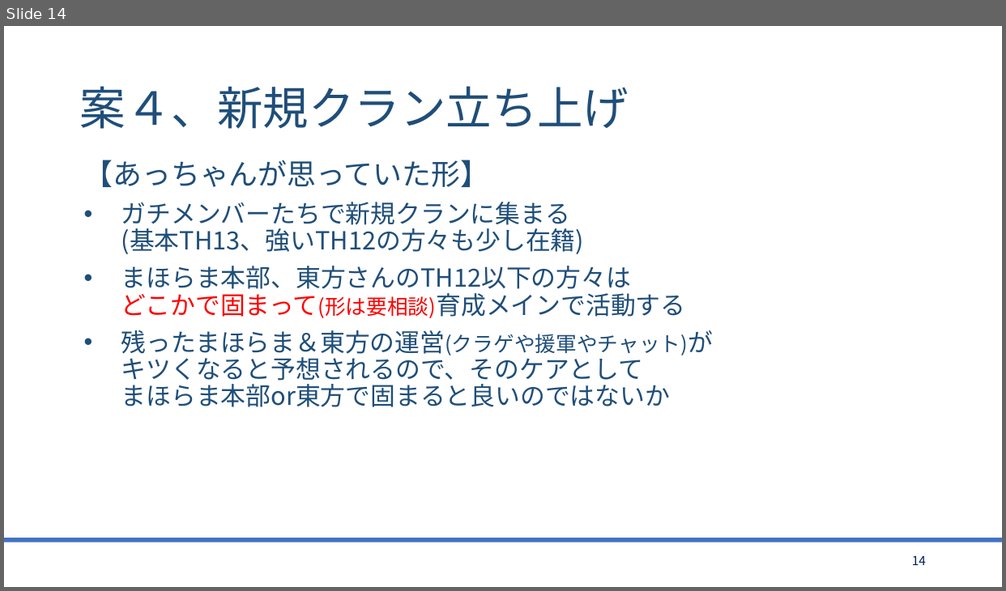
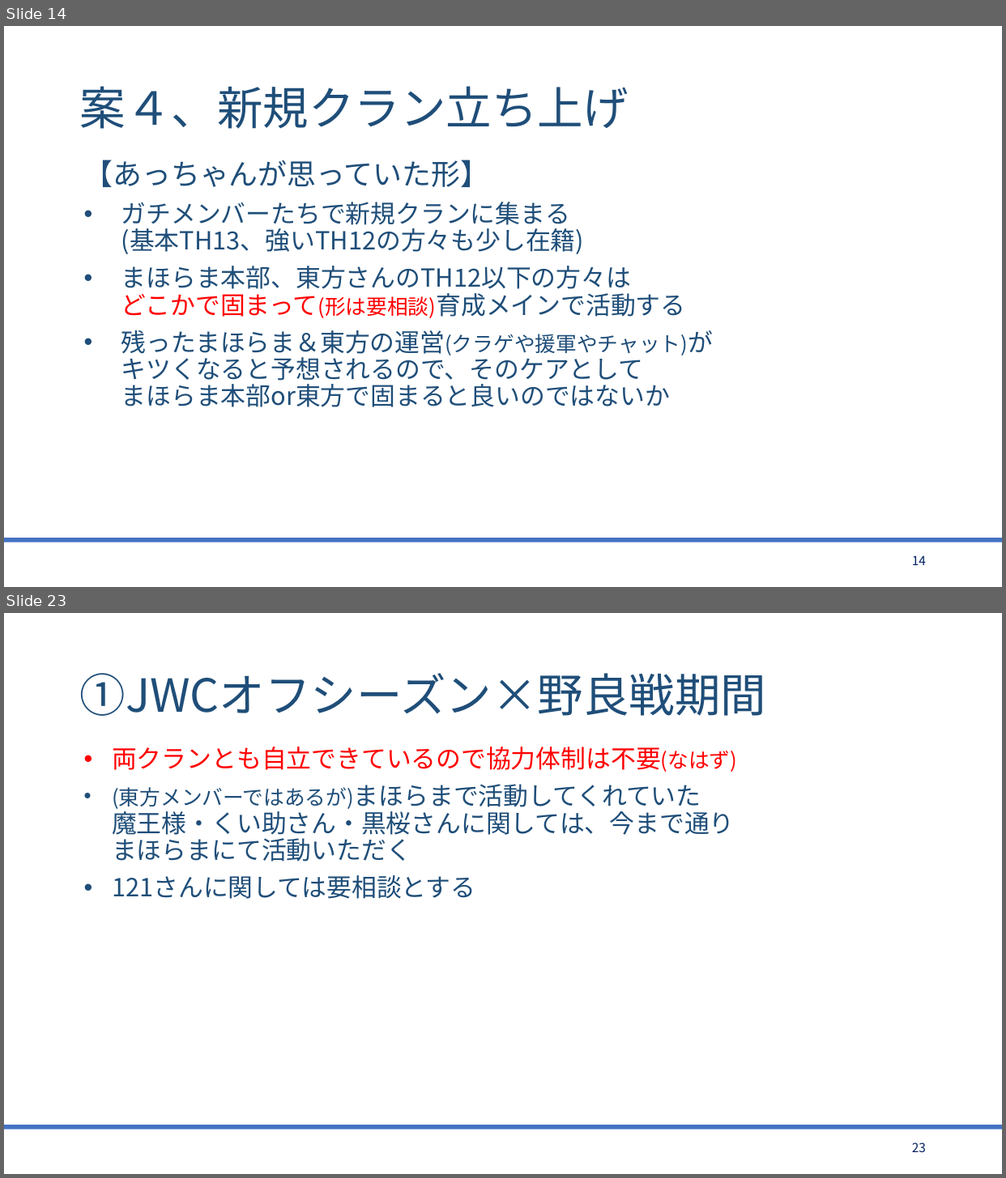
Before and after one commit to bigtreeCoC/documents, a slide deck: 東方とまほらまの今後について.pptx. Shown one above the other, each under a label of ours: slide 14 before the commit, slides 14 and 23 after it; the slides between them are not shown. The pictures are 1006x591 and 1006x1178 pixels, drawn with LibreOffice and Linux fonts; fonts in the diff are those of the drawing. Boxes give left, top, right and bottom in pixels: in the first picture for what was removed or moved away, otherwise in the second. Text is boxed around its words. In the diff, an @@ line names an element or a change of style, - is before the commit and + after.

Commit message:
東方とまほらま(2版)

```diff
--- a/東方とまほらまの今後について.pptx
+++ b/東方とまほらまの今後について.pptx
@@ slide 23 added at (4, 613, 1002, 1174), background #FFFFFF; not listed: 1 template element that a slide beside it also shows @@
@@ title added at (80, 673, 766, 716), 44 pt, text #1F4E79 @@
+①JWCオフシーズン×野良戦期間
@@ text added at (112, 747, 738, 899), 24 pt, text #1F4E79 @@
+• 両クランとも自立できているので協力体制は不要(なはず)
+• (東方メンバーではあるが)まほらまで活動してくれていた
+  魔王様・くい助さん・黒桜さんに関しては、今まで通り
+  まほらまにて活動いただく
+• 121さんに関しては要相談とする
@@ page number added at (912, 1143, 926, 1152), 12 pt, text #002060 @@
+23
```
Also in this commit, not shown: 4 slides changed, 9 other slides added, 1 other file.
